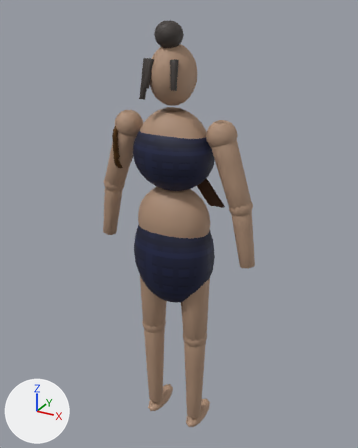
The glTF model .arena/production/2026-11-23_w1d7_production/adanna/out/ADANNA_AD03_V2.glb, before and after one commit.
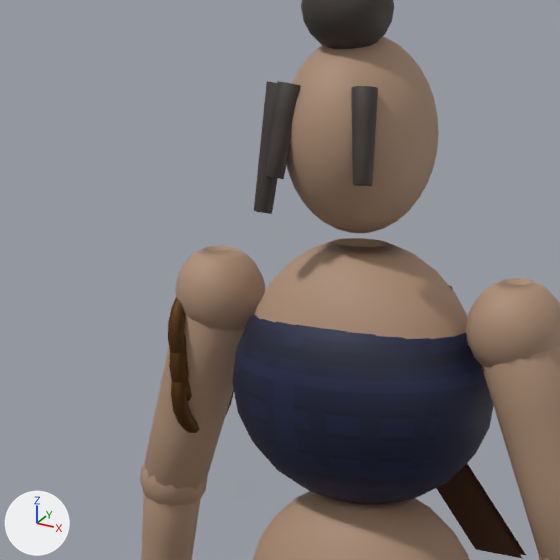
There are two pictures of each version: one whole from a 50 mm camera at (0.937, -1.658, 1.887) aimed at (-0.01, 0.064, 1.026), one close up on the part from 17% to 66% of the width and 7% to 47% of the height. Arrows for +X, +Y and +Z are at lower left; the lights stay in place. The older version's two pictures come first. Vertices at exactly the same position are counted once.

Before the edit, the objects in view are built like this:
```python
ob_armlet_coil1_l_plain = bpy.data.objects.new('armlet_coil1_L_plain', me_armlet_coil1_l_plain)
ob_armlet_coil1_l_plain.location = (0.0, 0.0, 0.0)
ob_armlet_coil2_l_plain = bpy.data.objects.new('armlet_coil2_L_plain', me_armlet_coil2_l_plain)
ob_armlet_coil2_l_plain.location = (0.0, 0.0, 0.0)
ob_armlet_coil3_l_plain = bpy.data.objects.new('armlet_coil3_L_plain', me_armlet_coil3_l_plain)
ob_armlet_coil3_l_plain.location = (0.0, 0.0, 0.0)
ob_braid1 = bpy.data.objects.new('braid1', me_braid1)
ob_braid1.location = (0.0, 0.0, 0.0)
ob_braid2 = bpy.data.objects.new('braid2', me_braid2)
ob_braid2.location = (0.0, 0.0, 0.0)
ob_braid3 = bpy.data.objects.new('braid3', me_braid3)
ob_braid3.location = (0.0, 0.0, 0.0)
ob_head = bpy.data.objects.new('head', me_head)
ob_head.location = (0.0, 0.0, 0.0)
ob_upperarm_r = bpy.data.objects.new('upperarm.R', me_upperarm_r)
ob_upperarm_r.location = (0.0, 0.0, 0.0)
# also in view: 'forearm_hand.L' at (-0.307, 0.0, 1.084); 'wrap_top_indigo' at (0.0, 0.0, 1.352); 'baldric_L_to_R' at (0.01, 0.111, 1.295); 'neck_torso_upper' at (0.0, 0.0, 1.368); 'hair_knot' at (0.0, -0.028, 1.794)
```
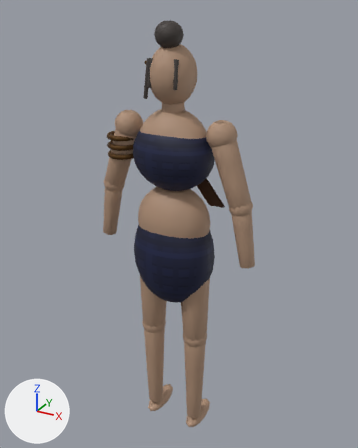
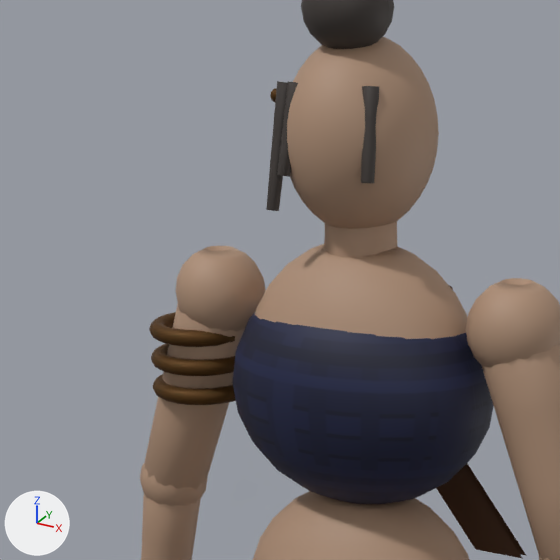
Location of each change, (x1, y1, x2, y2) in pixels of the close-ups (560 x 560 px):
'head', reshaped: before (287, 37, 439, 233); after (287, 37, 439, 257)
'braid2', reshaped: before (254, 81, 279, 214); after (266, 81, 288, 211)
'braid3', reshaped (32% narrower): before (351, 86, 378, 186); after (361, 86, 379, 183)
'braid1', reshaped: before (265, 81, 301, 179); after (277, 81, 298, 177)
'armlet_coil3_L_plain', reshaped: before (171, 366, 234, 433); after (153, 374, 236, 405)
'armlet_coil1_L_plain', reshaped: before (168, 296, 188, 366); after (149, 312, 235, 347)
'armlet_coil2_L_plain', reshaped: before (169, 334, 192, 401); after (151, 344, 235, 376)
part 1 of me_head, added (beige): after (324, 221, 398, 257)

The change in detail:
me_head is used by ob_head; location (0.0, 0.0, 0.0).
me_head had 410 vertices, 816 faces and spanned x -0.088..0.088, y -0.1..0.1, z 1.543..1.765.
me_head now has 468 vertices, 928 faces and spans x -0.088..0.088, y -0.1..0.1, z 1.4..1.765.
me_head part 1: a new loose piece of 58 vertices spanning x -0.047..0.047, y -0.048..0.048, z 1.4..1.6, in mat_skin_base_v1 (beige #ad8e76).
me_armlet_coil1_l_plain is used by ob_armlet_coil1_l_plain; location (0.0, 0.0, 0.0).
me_armlet_coil1_l_plain had 200 vertices, 400 faces and spanned x -0.248..-0.228, y -0.0665..0.0665, z 1.3335..1.4665.
me_armlet_coil1_l_plain now has 200 vertices, 400 faces and spans x -0.3045..-0.1715, y -0.0665..0.0665, z 1.39..1.41.
me_armlet_coil1_l_plain part 2: the whole mesh is multiplied about its middle by the matrix ((0.0, 1.0, 0.0), (0.0, 0.0, 1.0), (1.0, 0.0, 0.0)).
me_armlet_coil2_l_plain is used by ob_armlet_coil2_l_plain; location (0.0, 0.0, 0.0).
me_armlet_coil2_l_plain had 200 vertices, 400 faces and spanned x -0.248..-0.228, y -0.0665..0.0665, z 1.2955..1.4285.
me_armlet_coil2_l_plain now has 200 vertices, 400 faces and spans x -0.3045..-0.1715, y -0.0665..0.0665, z 1.352..1.372.
me_armlet_coil2_l_plain part 3: the whole mesh is multiplied about its middle by the matrix ((0.0, 1.0, 0.0), (0.0, 0.0, 1.0), (1.0, 0.0, 0.0)).
me_armlet_coil3_l_plain is used by ob_armlet_coil3_l_plain; location (0.0, 0.0, 0.0).
me_armlet_coil3_l_plain had 200 vertices, 400 faces and spanned x -0.248..-0.228, y -0.0665..0.0665, z 1.2575..1.3905.
me_armlet_coil3_l_plain now has 200 vertices, 400 faces and spans x -0.3045..-0.1715, y -0.0665..0.0665, z 1.314..1.334.
me_armlet_coil3_l_plain part 4: the whole mesh is multiplied about its middle by the matrix ((0.0, 1.0, 0.0), (0.0, 0.0, 1.0), (1.0, 0.0, 0.0)).
me_braid1 is used by ob_braid1; location (0.0, 0.0, 0.0).
me_braid1 had 42 vertices, 80 faces and spanned x -0.068..-0.0338, y -0.1087..-0.0604, z 1.6124..1.7185.
me_braid1 now has 42 vertices, 80 faces and spans x -0.0623..-0.0385, y -0.0894..-0.0522, z 1.6135..1.717.
me_braid1 part 5: 42 of 42 vertices moved; they spanned x -0.068..-0.0338, y -0.1087..-0.0604, z 1.6124..1.7185 and now span x -0.0623..-0.0385, y -0.0894..-0.0522, z 1.6135..1.717; mean shift (0.0012, 0.0145, 0.0).
me_braid2 is used by ob_braid2; location (0.0, 0.0, 0.0).
me_braid2 had 42 vertices, 80 faces and spanned x -0.0848..-0.0478, y -0.1089..-0.0602, z 1.573..1.7177.
me_braid2 now has 42 vertices, 80 faces and spans x -0.0784..-0.0525, y -0.0894..-0.0521, z 1.5739..1.7165.
me_braid2 part 6: 42 of 42 vertices moved; they spanned x -0.0848..-0.0478, y -0.1089..-0.0602, z 1.573..1.7177 and now span x -0.0784..-0.0525, y -0.0894..-0.0521, z 1.5739..1.7165; mean shift (0.0015, 0.0145, 0.0).
me_braid3 is used by ob_braid3; location (0.0, 0.0, 0.0).
me_braid3 had 42 vertices, 80 faces and spanned x 0.0338..0.068, y -0.1087..-0.0604, z 1.6124..1.7185.
me_braid3 now has 42 vertices, 80 faces and spans x 0.0385..0.0623, y -0.0894..-0.0522, z 1.6135..1.717.
me_braid3 part 7: 42 of 42 vertices moved; they spanned x 0.0338..0.068, y -0.1087..-0.0604, z 1.6124..1.7185 and now span x 0.0385..0.0623, y -0.0894..-0.0522, z 1.6135..1.717; mean shift (-0.0012, 0.0145, 0.0).
